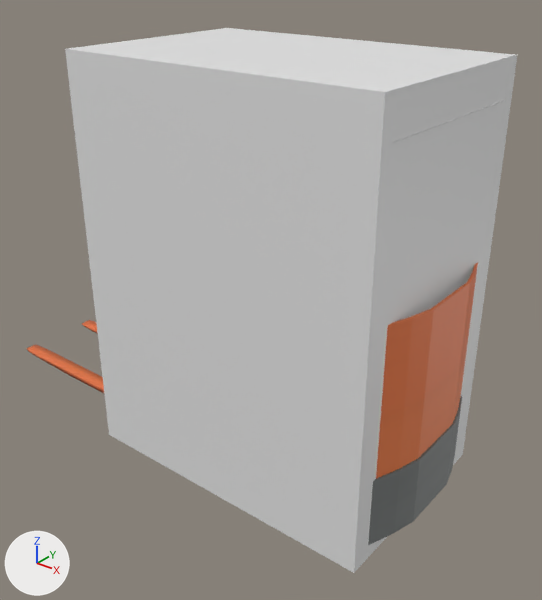
A saved change to the Blender file models_workfiles/forklift.blend.
Camera for both pictures: a 50 mm camera at (2.35, -2.9, 2.73) aimed at (-0.08, 0.14, 0.84). The axes (+X, +Y, +Z) are drawn at lower left. The lights are the same throughout. The first picture is the older version.

The first picture shows 'body', 'fork_l', 'ref_dimensions' and 2 more.
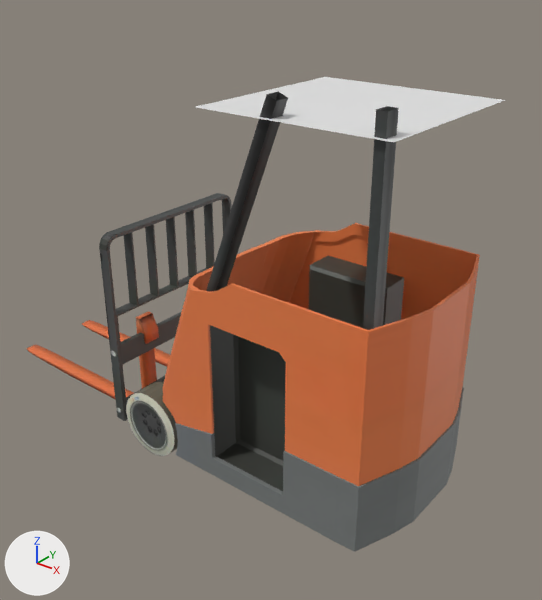
Pixel boxes [x1, y1, x2, y2] of what changed, in the pictures (542 x 600 px):
'ref_dimensions', hidden: before [65, 28, 517, 573]
'body', unchanged, uncovered by the edit: before [368, 262, 478, 545]; after [163, 223, 480, 552]
'roof', unchanged, uncovered by the edit: before [393, 100, 505, 143]; after [196, 77, 505, 143]
'posts', unchanged, uncovered by the edit: after [206, 92, 399, 330]
'carriage', unchanged, uncovered by the edit: after [99, 193, 232, 421]

The change in detail:
Object 'ref_dimensions' (ob_ref_dimensions) is now hidden.
